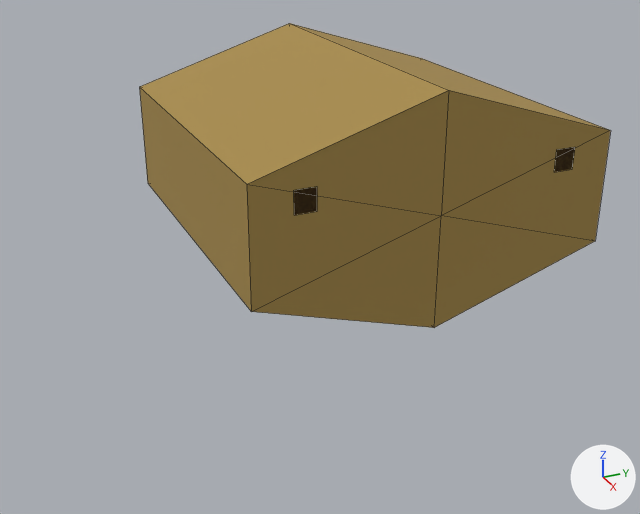
The FBX model client/Assets/Art/Buildings/Venaria/VergeRidgeThatch.fbx as it was, and as the next commit left it.
Before and after are seen from a 50 mm lens placed at (1.117, -0.458, 2.861), pointed at (0.188, -0.04, 2.396). The lights are fixed; the arrows at lower right show +X, +Y and +Z. The first picture is the older version. Mesh edges are drawn as thin lines. Where no turn or scale is listed for an object, it has been applied to the vertices.

Objects in the first picture: 'Kit_VergeRidgeThatch'.
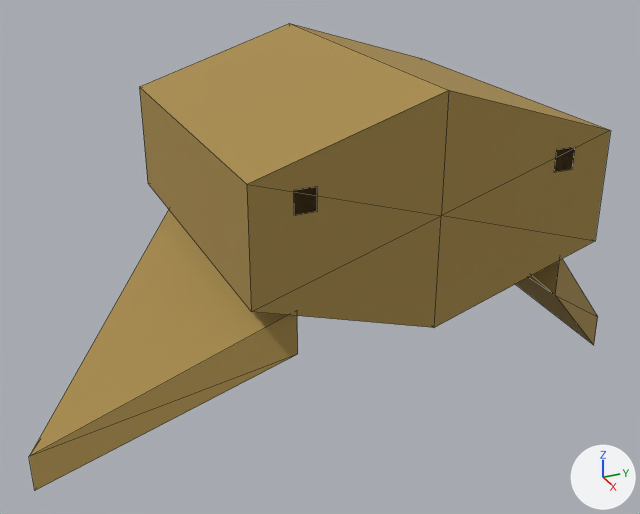
The change in detail:
me_kit_vergeridgethatch is used by ob_kit_vergeridgethatch; location (0.0, 0.0, 0.0).
me_kit_vergeridgethatch had 30 vertices, 30 faces and spanned x 0.0..0.4, y -0.208..0.208, z 2.393..2.653.
me_kit_vergeridgethatch now has 42 vertices, 46 faces and spans x 0.0..0.4, y -0.42..0.42, z 2.165..2.653.
Part 1, on me_kit_vergeridgethatch:
6 vertices are added at (0.0, -0.16, 2.399), (0.4, -0.16, 2.399), (0.2, -0.42, 2.165), (0.0, 0.16, 2.399), (0.4, 0.16, 2.399), (0.2, 0.42, 2.165).
6 new vertices lie (0.0, 0.0, 0.05) away from vertices in x 0.0..0.4, y -0.42..0.42, z 2.165..2.399.
16 new faces join them, mat_thatch (brown #a88c4c).

Changed parts and their boxes (x1, y1, x2, y2) in the pictures (640 x 514 px):
'Kit_VergeRidgeThatch', reshaped (24% wider, 53% taller): before (140, 23, 611, 328); after (29, 23, 611, 490)
part 1 of me_kit_vergeridgethatch, added (brown): after (29, 210, 598, 490)
